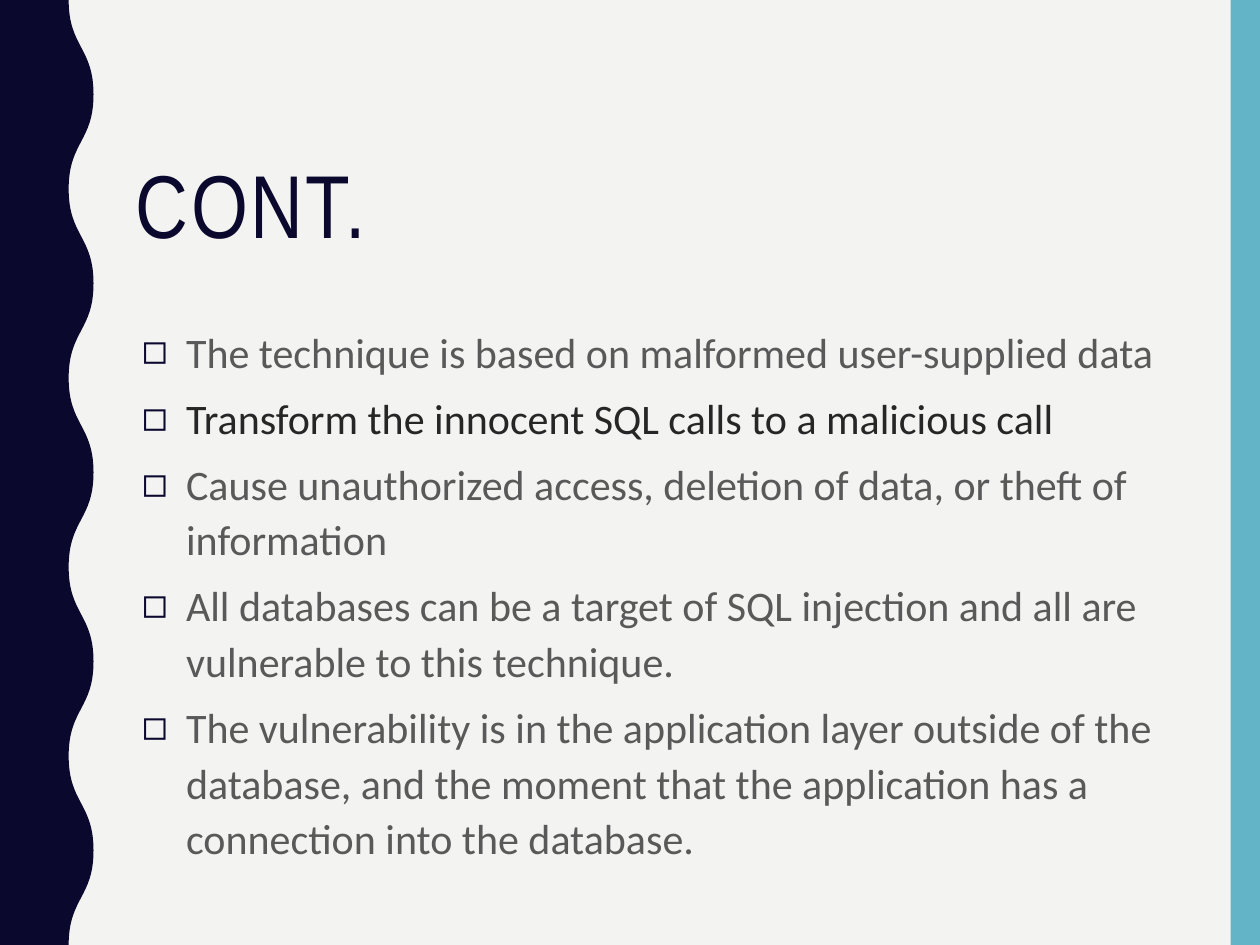
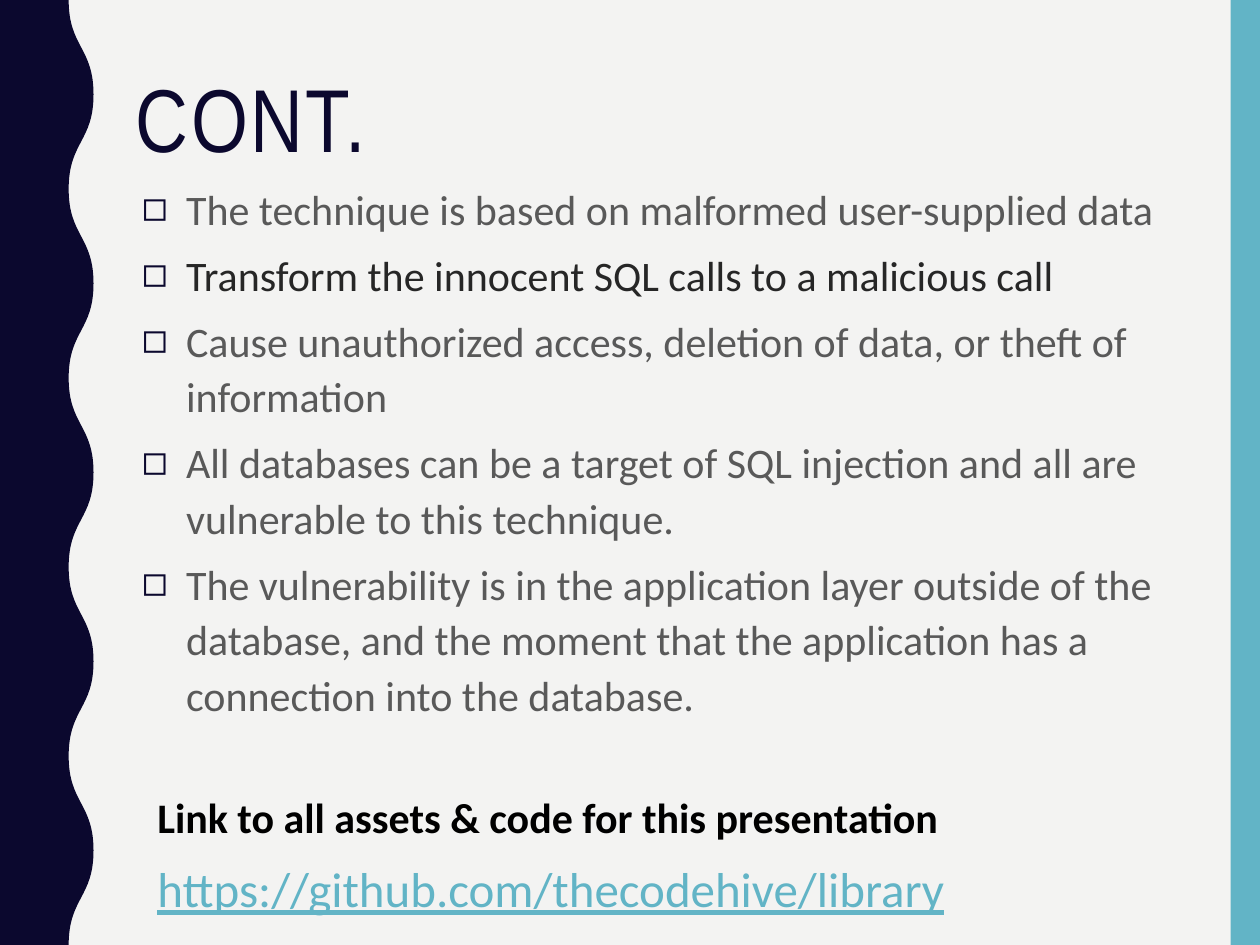
Before and after one commit to thecodehive/library, a slide deck: slide 23 of assets/SQL INTECTION.pptx. Drawn at 1260x945 pixels with LibreOffice and Linux fonts; fonts in the diff are those of the drawing. Boxes give left, top, right and bottom in pixels: in the first picture for what was removed or moved away, otherwise in the second. Text is boxed around its words. In the diff, an @@ line names an element or a change of style, - is before the commit and + after.

Commit message:
Adds link to assests and code

```diff
--- a/assets/SQL INTECTION.pptx
+++ b/assets/SQL INTECTION.pptx
@@ title "CONT.": place and size @@
-title "CONT." at (136,175,366,239)
+title "CONT." at (136,89,366,153)
@@ text "The technique is based on ...": place and size @@
-text "The technique is based on ..." at (186,339,1152,806)
+text "The technique is based on ..." at (157,196,1152,916)
@@ text at (157,803,944,916): paragraphs added @@
+Link to all assets & code for this presentation
+https://github.com/thecodehive/library
```
